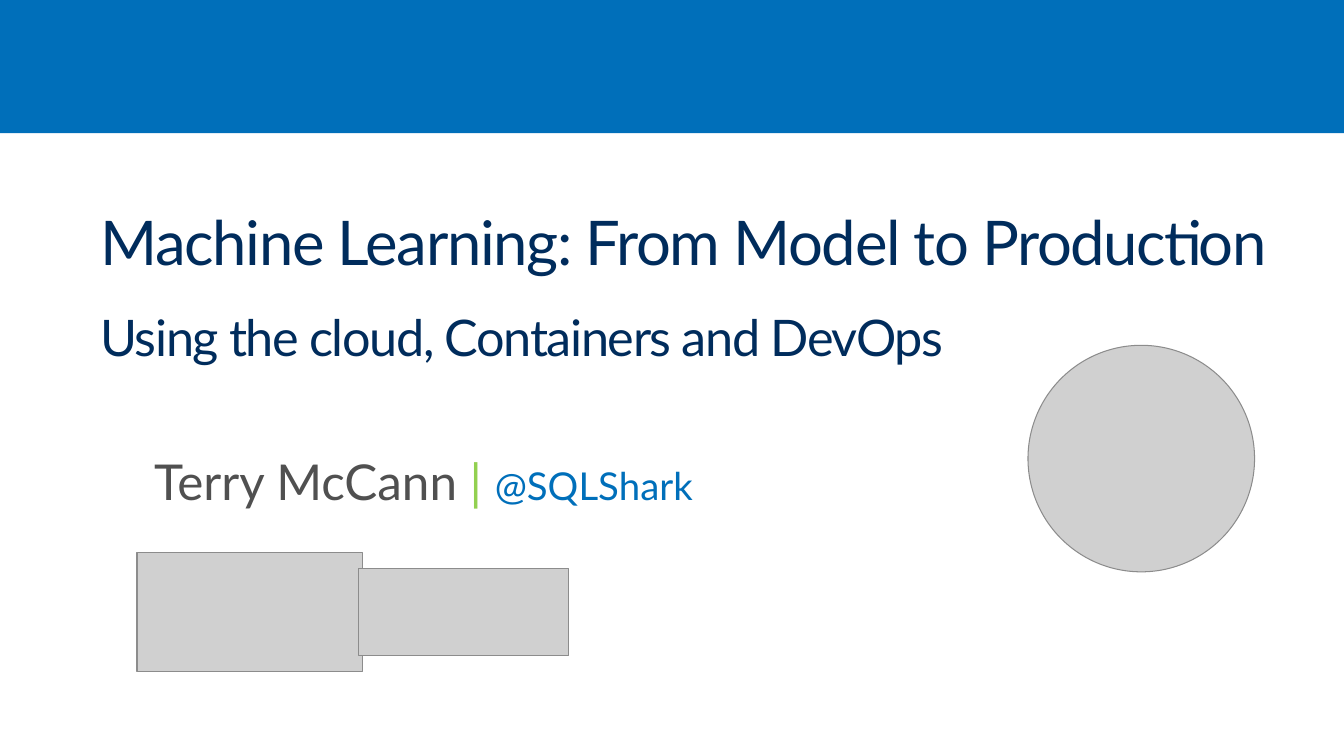
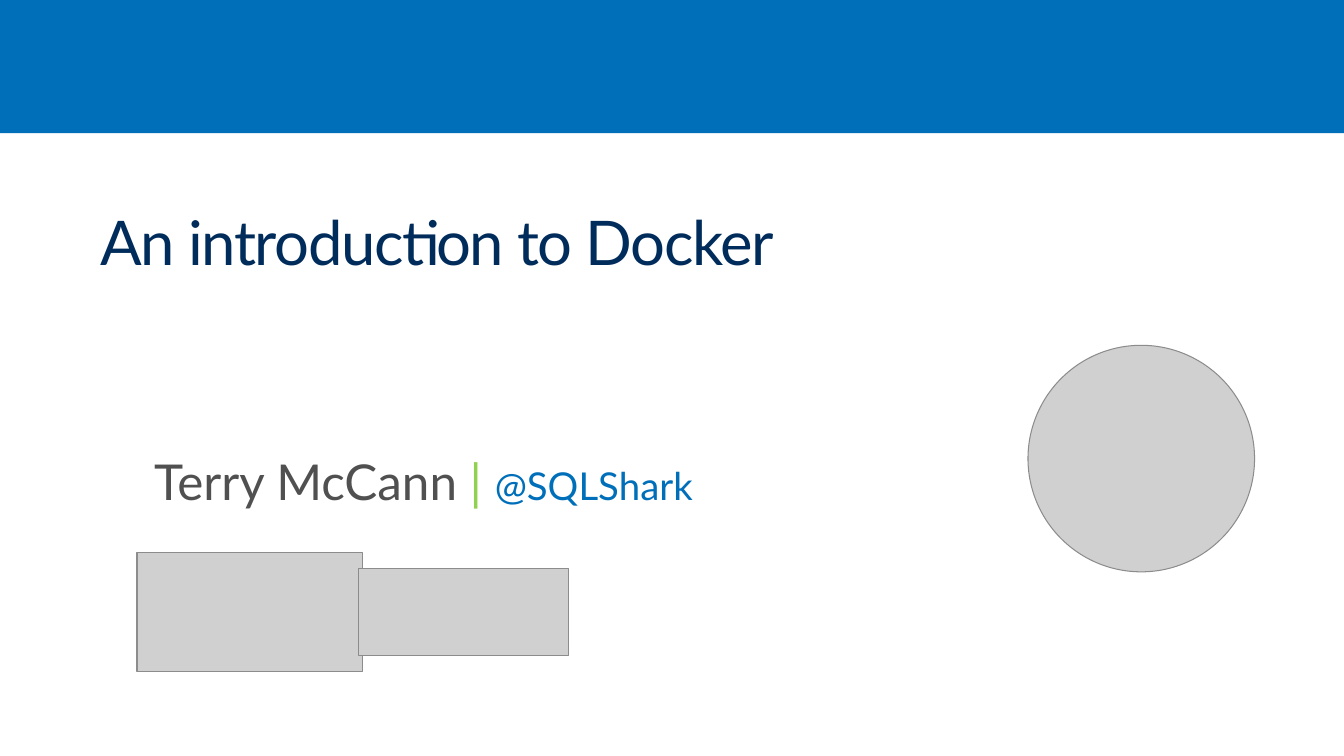
Before and after one commit to SQLShark/MachineLearningFromModelToProduction, a slide deck: slide 1 of Slides/M5 - An Introduction to Docker.pptx (slide 2 before the commit). Drawn at 1344x756 pixels with LibreOffice and Linux fonts; fonts in the diff are those of the drawing; grey boxes stand for pictures; background and template pictures are left out. Boxes give left, top, right and bottom in pixels: in the first picture for what was removed or moved away, otherwise in the second. Text is boxed around its words. In the diff, an @@ line names an element or a change of style, - is before the commit and + after.

```diff
--- a/Slides/M5 - An Introduction to Docker.pptx
+++ b/Slides/M5 - An Introduction to Docker.pptx
@@ text at [100,219,774,266]: text changed @@
-Machine Learning: From Model to Production
-Using the cloud, Containers and DevOps
+An introduction to Docker
```
Also in this commit, not shown: 11 slides added, 6 slides removed, 15 other files.
